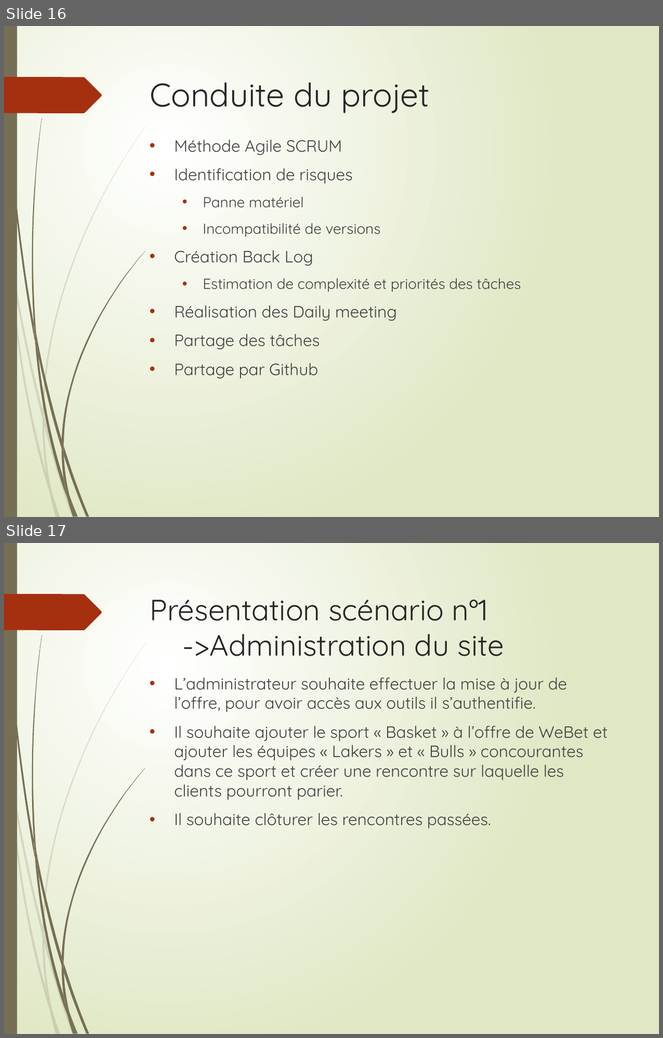
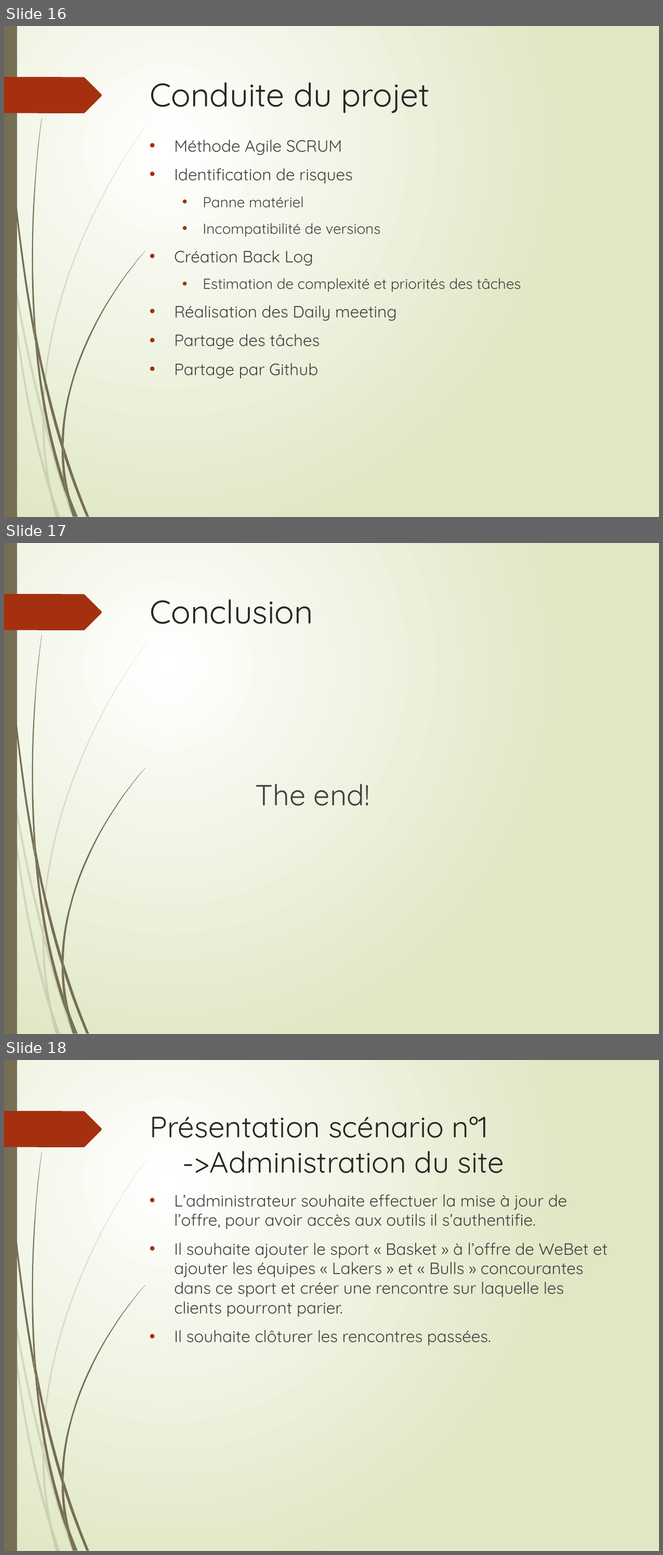
Before and after one commit to LudoRoot/WeBet_JBL, a slide deck: Présentation/Présentation WeBet_JBL.pptx. Shown one above the other, each under a label of ours: slides 16 and 17 before the commit, slides 16, 17 and 18 after it. The pictures are 663x1038 and 663x1555 pixels, drawn with LibreOffice and Linux fonts; fonts in the diff are those of the drawing. Boxes give left, top, right and bottom in pixels: in the first picture for what was removed or moved away, otherwise in the second. Text is boxed around its words. In the diff, an @@ line names an element or a change of style, - is before the commit and + after.

```diff
--- a/Présentation/Présentation WeBet_JBL.pptx
+++ b/Présentation/Présentation WeBet_JBL.pptx
@@ slide 17 added at (4,543,659,1034), background gradient #FFFFFF to #DFE8C4; not listed: 24 template elements that a slide beside it also shows @@
@@ title added at (150,599,313,624), 36 pt, text #262626 @@
+Conclusion
@@ text added at (256,784,370,806), 32 pt, text #404040 @@
+The end!
@@ what was slide 17 is now slide 18 @@
```
Also in this commit, not shown: 6 slides changed, 2 other files.
